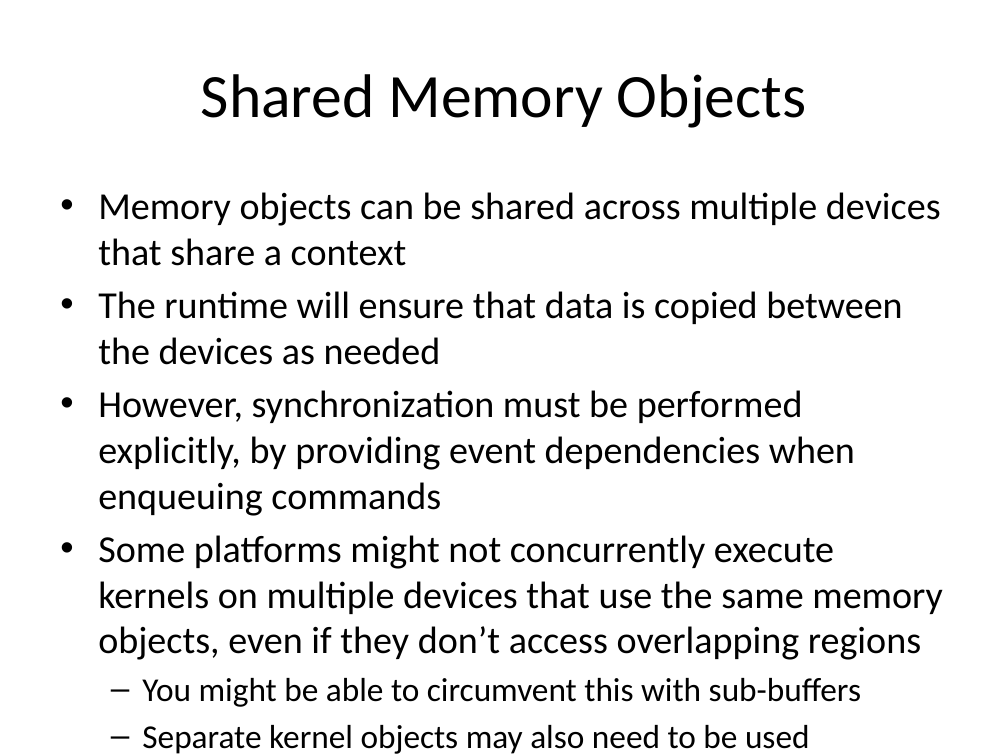
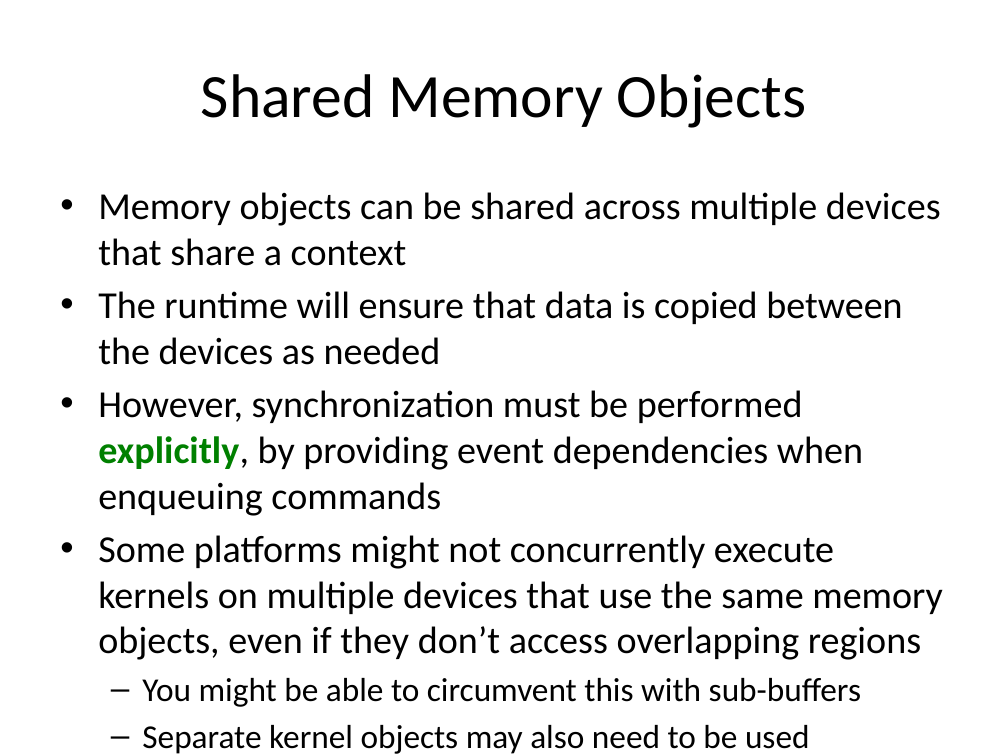
Before and after one commit to UoB-HPC/opencl-training-code, a slide deck: slide 9 of slides/advanced_part1.pptx (slide 23 before the commit). Drawn at 1008x756 pixels with LibreOffice and Linux fonts; fonts in the diff are those of the drawing. Boxes give left, top, right and bottom in pixels: in the first picture for what was removed or moved away, otherwise in the second. Text is boxed around its words. In the diff, an @@ line names an element or a change of style, - is before the commit and + after.

```diff
--- a/slides/advanced_part1.pptx
+++ b/slides/advanced_part1.pptx
@@ text at (98,390,863,516): text colour #000000 to #008000, bold on in "explicitly," @@
```
Also in this commit, not shown: 13 other slides changed.
